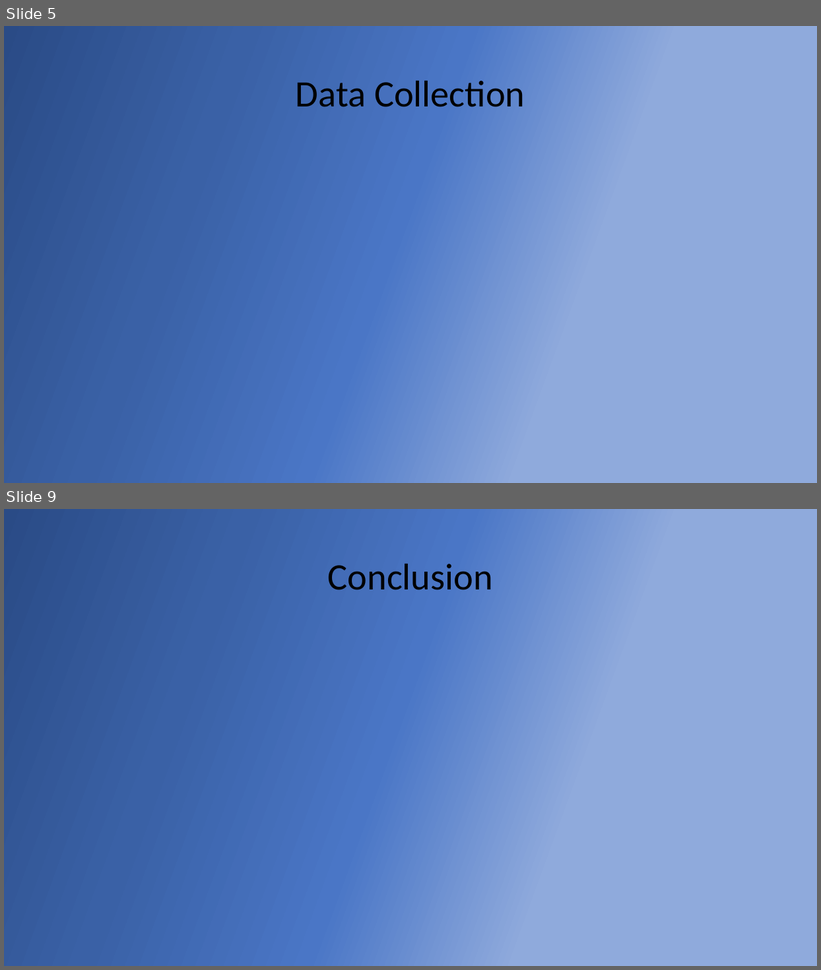
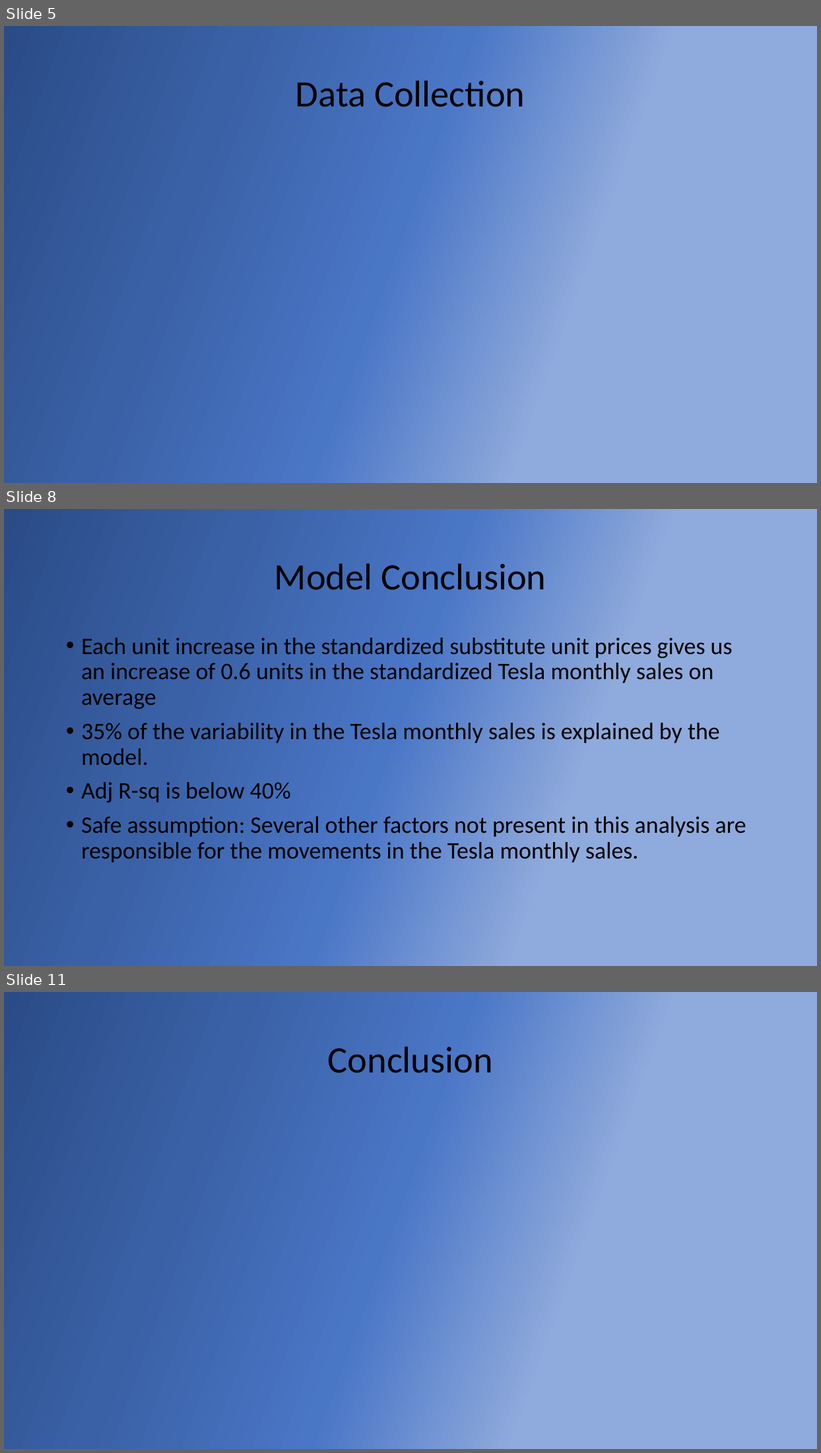
Before and after one commit to sonamgupta1105/Tesla_Analytics, a slide deck: finalPptTesla.pptx. Shown one above the other, each under a label of ours: slides 5 and 9 before the commit, slides 5, 8 and 11 after it; the slides between them are not shown. The pictures are 821x970 and 821x1453 pixels, drawn with LibreOffice and Linux fonts; fonts in the diff are those of the drawing. Boxes give left, top, right and bottom in pixels: in the first picture for what was removed or moved away, otherwise in the second. Text is boxed around its words. In the diff, an @@ line names an element or a change of style, - is before the commit and + after.

```diff
--- a/finalPptTesla.pptx
+++ b/finalPptTesla.pptx
@@ slide 8 added at <box>4,509,817,966</box>, background gradient #2A4B86 to #3A61A6 to #4A76C6 to #8FAADC @@
@@ title added at <box>275,563,546,590</box>, 44 pt, text #000000 @@
+Model Conclusion
@@ text added at <box>81,638,746,863</box>, 28 pt, text #000000 @@
+• Each unit increase in the standardized substitute unit prices gives us an increase of 0.6 units in the standardized Tesla monthly sales on average
+• 35% of the variability in the Tesla monthly sales is explained by the model.
+• Adj R-sq is below 40%
+• Safe assumption: Several other factors not present in this analysis are responsible for the movements in the Tesla monthly sales.
@@ what was slide 9 is now slide 11 @@
```
Also in this commit, not shown: 7 other slides added, 5 slides removed, 1 other file.
